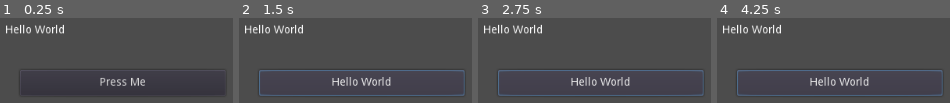
Above: before the commit, frames 1-4 (left to right).
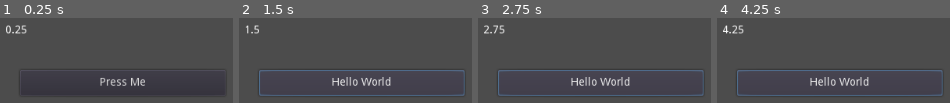
Above: after the commit, the same moments.

Repository: trashy-codes/LearnGodot
Game: Godot game, scene res://Hello.tscn
Same seed, same stepped clock (60 frames per second), same inputs: the game is played once before the commit and once after it.
Inputs:
- Up to frame 1 (0.25 s): no input
- Up to frame 2 (1.5 s): click "Press Me" (after the commit: "Press Me啊啊") at 0.5 s; click "Hello World" at 1.25 s
- Up to frame 3 (2.75 s): click "Hello World" at 2 s
- Up to frame 4 (4.25 s): click "Hello World" at 2.75 s

The runs differ from the first frame. In frame 1, 1.5% of the frame differs, in the area x 2-28%, y 8-19%; in frame 2, 1.5%; in frame 3, 1.5%; in frame 4, 1.5%.

Commit message:
后台代码创建node

Diff:
--- a/0HelloWorld/Hello.gd
+++ b/0HelloWorld/Hello.gd
@@ -4,9 +4,13 @@
 # var a = 2
 # var b = "text"
 
+var s
 # Called when the node enters the scene tree for the first time.
 func _ready():
 	get_node("Button").connect("pressed",self,"_on_Button_pressed")
+	s = Label.new() # Create a new sprite!
+	s.text="从代码创建"
+	add_child(s) # Add it as a child of this node.
 
 # Called every frame. 'delta' is the elapsed time since the previous frame.
 #func _process(delta):
@@ -15,3 +19,9 @@
 
 func _on_Button_pressed():
 	get_node("Button").text="Hello World"
+
+var accum=0
+
+func _process(delta):
+	accum+=delta
+	get_node("Label").text=str(accum)
--- a/0HelloWorld/Hello.tscn
+++ b/0HelloWorld/Hello.tscn
@@ -5,16 +5,20 @@
 [node name="Node2D" type="Panel"]
 script = ExtResource( 1 )
 
-[node name="Label" type="Label" parent="."]
+[node name="Label" type="Label" parent="." groups=[
+"1",
+]]
 margin_left = 8.21051
 margin_top = 10.0
 margin_right = 84.2105
 margin_bottom = 24.0
 text = "Hello World"
 
-[node name="Button" type="Button" parent="."]
+[node name="Button" type="Button" parent="." groups=[
+"1",
+]]
 margin_left = 27.1579
 margin_top = 67.6316
 margin_right = 290.158
 margin_bottom = 100.632
-text = "Press Me"
+text = "Press Me啊啊"
--- a/0HelloWorld/project.godot
+++ b/0HelloWorld/project.godot
@@ -19,6 +19,10 @@
 run/main_scene="res://Hello.tscn"
 config/icon="res://icon.png"
 
+[locale]
+
+locale_filter=[ 0, [  ] ]
+
 [rendering]
 
 environment/default_environment="res://default_env.tres"
